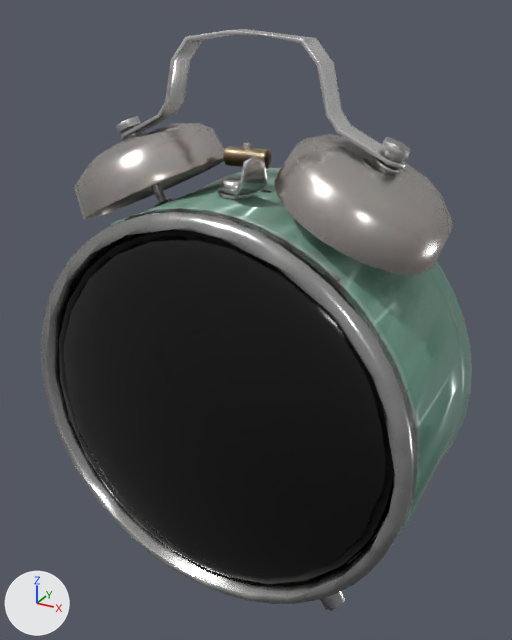
The glTF model public/assets/gen/world/models/alarm_clock_01/alarm_clock_01.glb as it was, and as the next commit left it.
The view is the same before and after, from a 50 mm camera at (0.1017, -0.1875, 0.1781) aimed at (0.0024, -0.0068, 0.0878). The lights are fixed; the arrows at lower left show +X, +Y and +Z. The first picture is the older version. Where no turn or scale is listed for an object, it has been applied to the vertices. Vertices at exactly the same position are counted once.

Objects in the first picture: 'alarm_clock_01'.
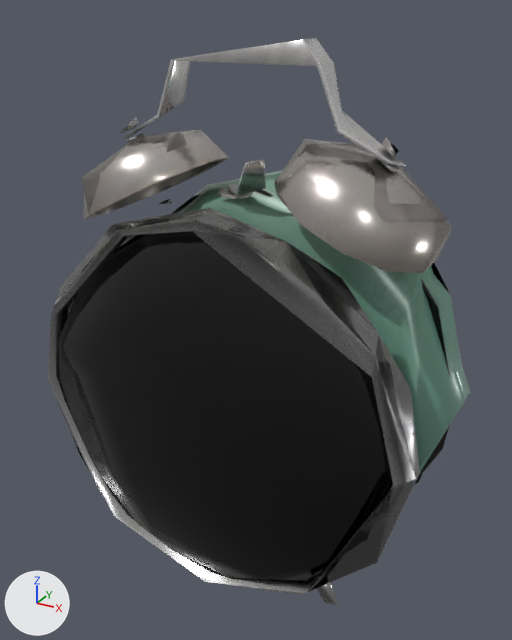
Where the newer file only moved an object's origin or applied its transform, the numbers keep the older frame.

What differs and where, as boxes [x1, y1, x2, y2] in the pictures (512 x 640 px):
'alarm_clock_01', reshaped
    before: [41, 29, 472, 611]
    after: [48, 38, 470, 606]
part 1 of me_cylinder_030, deleted (beige)
    before: [223, 142, 272, 169]
part 2 of me_cylinder_030, cut back
    before: [41, 29, 472, 611]
    after: [152, 168, 401, 578]

What the commit changed:
me_cylinder_030 is used by ob_alarm_clock_01; location (0.0, -0.0091, 0.0859).
me_cylinder_030 had 1989 vertices, 3399 faces and spanned x -0.066..0.066, y -0.033..0.033, z -0.087..0.087.
me_cylinder_030 now has 555 vertices, 897 faces and spans x -0.066..0.066, y -0.033..0.032, z -0.087..0.085.
me_cylinder_030 part 1: 9 loose pieces with 98 vertices, spanning x -0.054..0.054, y -0.017..0.029, z -0.083..0.056, are deleted.
me_cylinder_030 part 2: 4 vertices moved within x -0.001..0.053, y -0.016..0.015, z -0.019..0.055; 1339 vertices removed from x -0.065..0.065, y -0.033..0.033, z -0.086..0.087; 3 vertices added at x 0.006..0.026, y -0.033..0.032, z -0.043..0.0.
